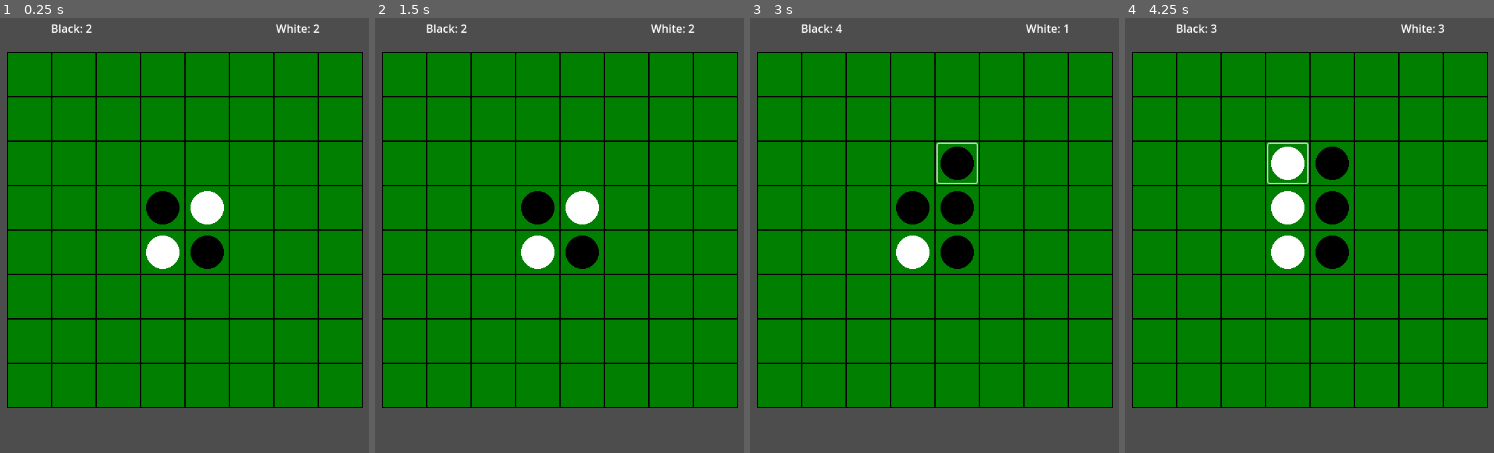
Above: before the commit, frames 1-4 (left to right).
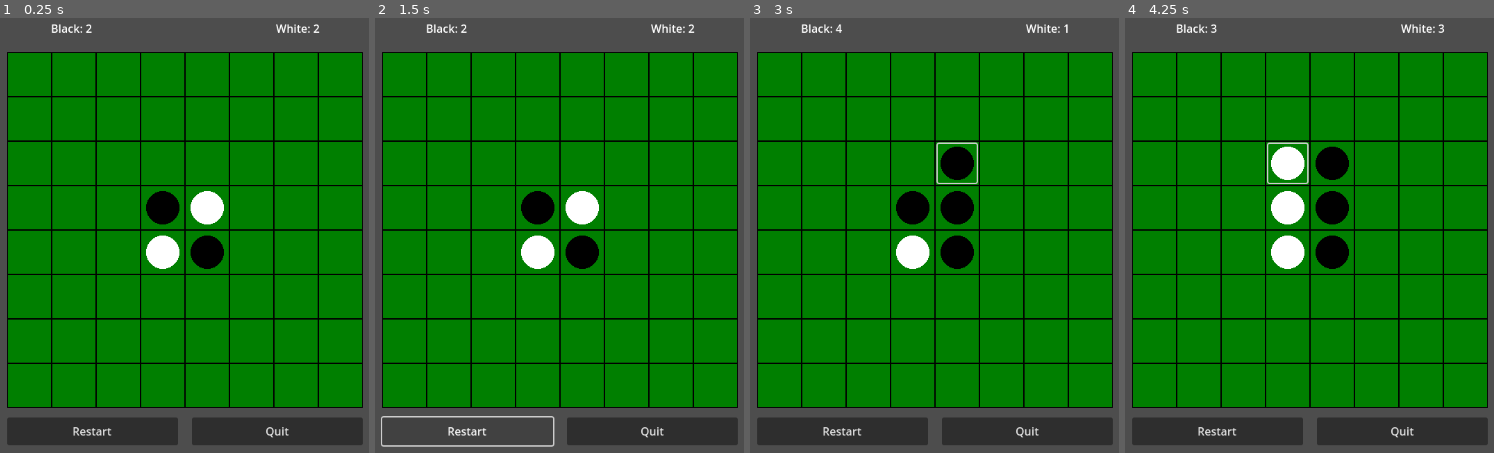
Above: after the commit, the same moments.

Repository: phrasmotica/othello
Game: Godot game, scene res://scenes/game.tscn
Two runs of this game, one before a commit and one after it. Both use one fixed random seed, a clock stepped at 60 frames per second and the inputs below.
Inputs (mouse positions are in pixels of both pictures, inside the frame that each line leads up to):
- Up to frame 1 (0.25 s): no input
- Up to frame 2 (1.5 s): click (467, 431) at 0.5 s, where only the run after the commit has a clickable "Restart"; click (467, 431) at 1.25 s, where only the run after the commit has a clickable "Restart"
- Up to frame 3 (3 s): click (842, 431) at 2 s, where only the run after the commit has a clickable "Restart"; click (956, 161) at 2.77 s
- Up to frame 4 (4.25 s): click (1287, 161) at 3.52 s

The runs differ from the first frame. In frame 1, 5.7% of the frame differs, in the area x 1-99%, y 91-99%; in frame 2, 3.5%; in frame 3, 5.7%; in frame 4, 5.7%.

Commit message:
Create scene for UI buttons that control the flow of the game

Diff:
--- a/scenes/game.tscn
+++ b/scenes/game.tscn
@@ -1,7 +1,8 @@
-[gd_scene load_steps=3 format=3 uid="uid://dskbe0sonplca"]
+[gd_scene load_steps=4 format=3 uid="uid://dskbe0sonplca"]
 
 [ext_resource type="PackedScene" uid="uid://c5cc76vukx7db" path="res://scenes/board.tscn" id="1_8kvr6"]
 [ext_resource type="PackedScene" uid="uid://dbt4l8heggobx" path="res://scenes/score_ui.tscn" id="2_b5ltn"]
+[ext_resource type="PackedScene" uid="uid://most7j8bx8hc" path="res://scenes/game_buttons.tscn" id="3_cbeyc"]
 
 [node name="Game" type="Node2D"]
 
@@ -21,4 +22,8 @@
 
 [node name="ScoreUI" parent="UICanvas/MarginContainer" node_paths=PackedStringArray("board") instance=ExtResource("2_b5ltn")]
 layout_mode = 2
+size_flags_vertical = 0
 board = NodePath("../../../Board")
+
+[node name="GameButtons" parent="UICanvas/MarginContainer" instance=ExtResource("3_cbeyc")]
+layout_mode = 2
--- /dev/null
+++ b/scenes/game_buttons.tscn
@@ -0,0 +1,30 @@
+[gd_scene load_steps=2 format=3 uid="uid://most7j8bx8hc"]
+
+[ext_resource type="Script" path="res://scripts/game_buttons.gd" id="1_g2qpf"]
+
+[node name="GameButtons" type="VBoxContainer"]
+custom_minimum_size = Vector2(512, 0)
+size_flags_horizontal = 4
+size_flags_vertical = 8
+script = ExtResource("1_g2qpf")
+
+[node name="HBoxContainer" type="HBoxContainer" parent="."]
+custom_minimum_size = Vector2(0, 68)
+layout_mode = 2
+theme_override_constants/separation = 20
+
+[node name="RestartButton" type="Button" parent="HBoxContainer"]
+unique_name_in_owner = true
+custom_minimum_size = Vector2(0, 40)
+layout_mode = 2
+size_flags_horizontal = 3
+size_flags_vertical = 4
+text = "Restart"
+
+[node name="QuitButton" type="Button" parent="HBoxContainer"]
+unique_name_in_owner = true
+custom_minimum_size = Vector2(0, 40)
+layout_mode = 2
+size_flags_horizontal = 3
+size_flags_vertical = 4
+text = "Quit"
--- /dev/null
+++ b/scripts/game_buttons.gd
@@ -0,0 +1,16 @@
+class_name GameButtons extends VBoxContainer
+
+@onready
+var restart_button: Button = %RestartButton
+
+@onready
+var quit_button: Button = %QuitButton
+
+signal restarted
+
+func _ready() -> void:
+	restart_button.pressed.connect(restarted.emit)
+	quit_button.pressed.connect(_handle_quit)
+
+func _handle_quit() -> void:
+	get_tree().quit()
